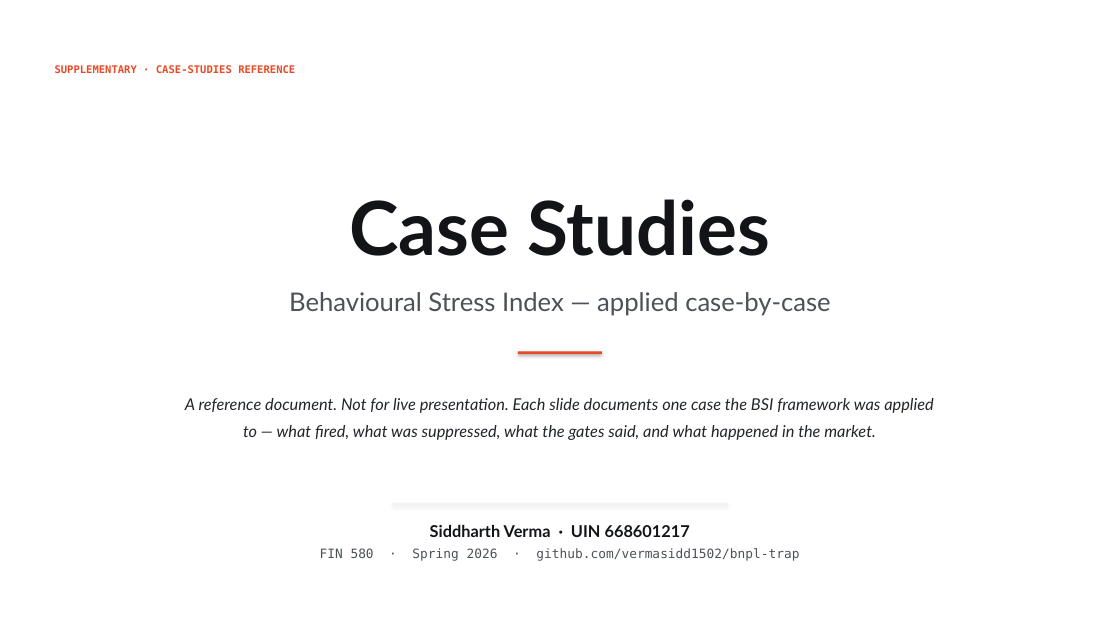
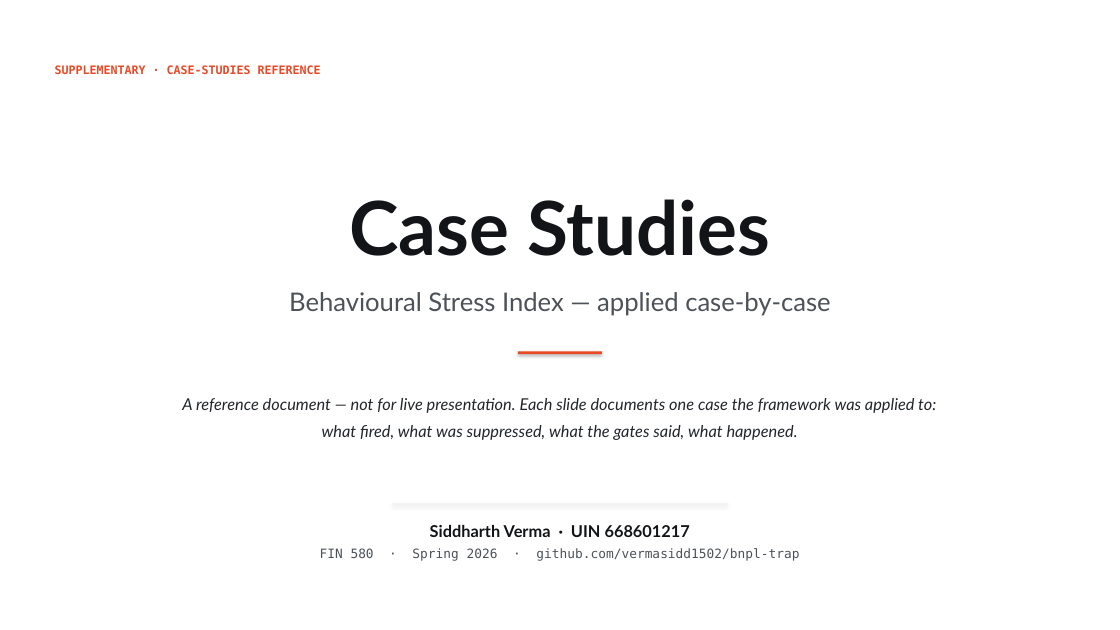
Before and after one commit to vermasidd1502/bnpl-trap, a slide deck: slide 1 of case_studies/BSI_Case_Studies_Reference.pptx. Drawn at 1120x630 pixels with LibreOffice and Linux fonts; fonts in the diff are those of the drawing. Boxes give left, top, right and bottom in pixels: in the first picture for what was removed or moved away, otherwise in the second. Text is boxed around its words. In the diff, an @@ line names an element or a change of style, - is before the commit and + after.

Commit message:
case_studies: rewrite reference deck with McKinsey-clean layout (no overlaps)
- Verdict pills moved below title hairline as full-width banners (no
  overlap with long titles)
- Single-firm focus per slide: Sezzle gets own slide; Klarna mentioned
  briefly within Sezzle's narrative; LendingClub and Tricolor split;
  CURO collapsed to footnote in Upstart slide
- Lesson cards pinned to fixed bottom position
- Two-column case-slide grid (KEY FACTS | NARRATIVE)
- 10 slides: Title, Index, Carvana, Affirm, Sezzle, LendingClub,
  Tricolor, Upstart, Architecture, Reproducibility

```diff
--- a/case_studies/BSI_Case_Studies_Reference.pptx
+++ b/case_studies/BSI_Case_Studies_Reference.pptx
@@ text "SUPPLEMENTARY · CASE-STUDIES REFERENCE" at (55,65,321,74): size 9 to 10 pt @@
@@ text at (182,398,936,440): text changed @@
-A reference document. Not for live presentation. Each slide documents one case the BSI framework was applied to — what fired, what was suppressed, what the gates said, and what happened in the market.
+A reference document — not for live presentation. Each slide documents one case the framework was applied to: what fired, what was suppressed, what the gates said, what happened.
```
Also in this commit, not shown: 6 other slides changed, 3 slides added, 3 slides removed, 1 other file.
